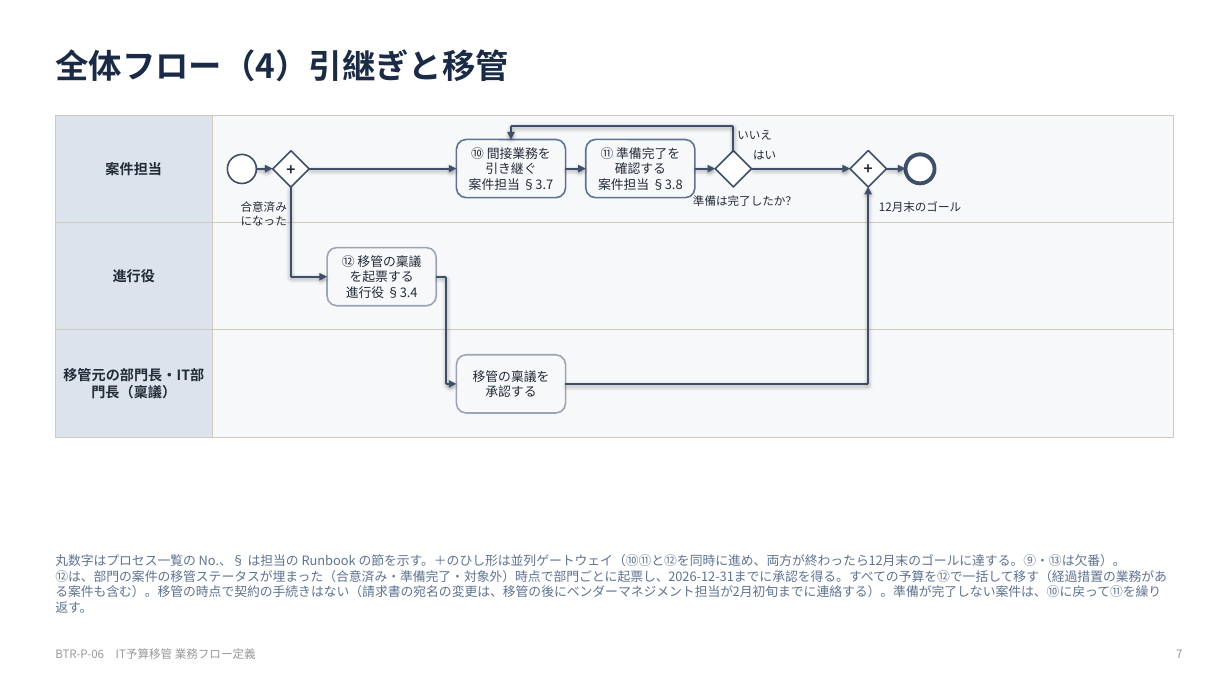
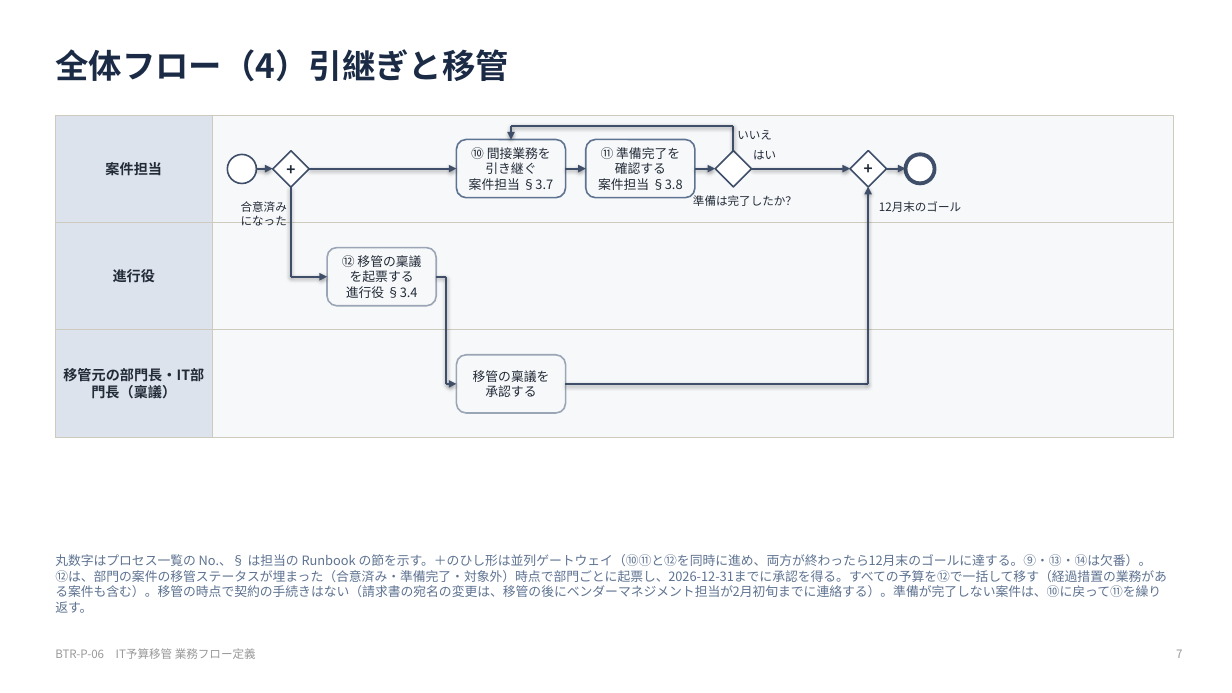
Before and after one commit to hiroyasu-komaki/temp, a slide deck: slide 7 of budget-transfer/process/06-process-definition.pptx. Drawn at 1232x693 pixels with LibreOffice and Linux fonts; fonts in the diff are those of the drawing. Boxes give left, top, right and bottom in pixels: in the first picture for what was removed or moved away, otherwise in the second. Text is boxed around its words. In the diff, an @@ line names an element or a change of style, - is before the commit and + after.

```diff
--- a/budget-transfer/process/06-process-definition.pptx
+++ b/budget-transfer/process/06-process-definition.pptx
@@ text at [55, 554, 1152, 566]: text changed @@
-丸数字はプロセス一覧の No.、§ は担当の Runbook の節を示す。＋のひし形は並列ゲートウェイ（⑩⑪と⑫を同時に進め、両方が終わったら12月末のゴールに達する。⑨・⑬は欠番）。
+丸数字はプロセス一覧の No.、§ は担当の Runbook の節を示す。＋のひし形は並列ゲートウェイ（⑩⑪と⑫を同時に進め、両方が終わったら12月末のゴールに達する。⑨・⑬・⑭は欠番）。
```
Also in this commit, not shown: 2 other slides changed, 17 other files.
